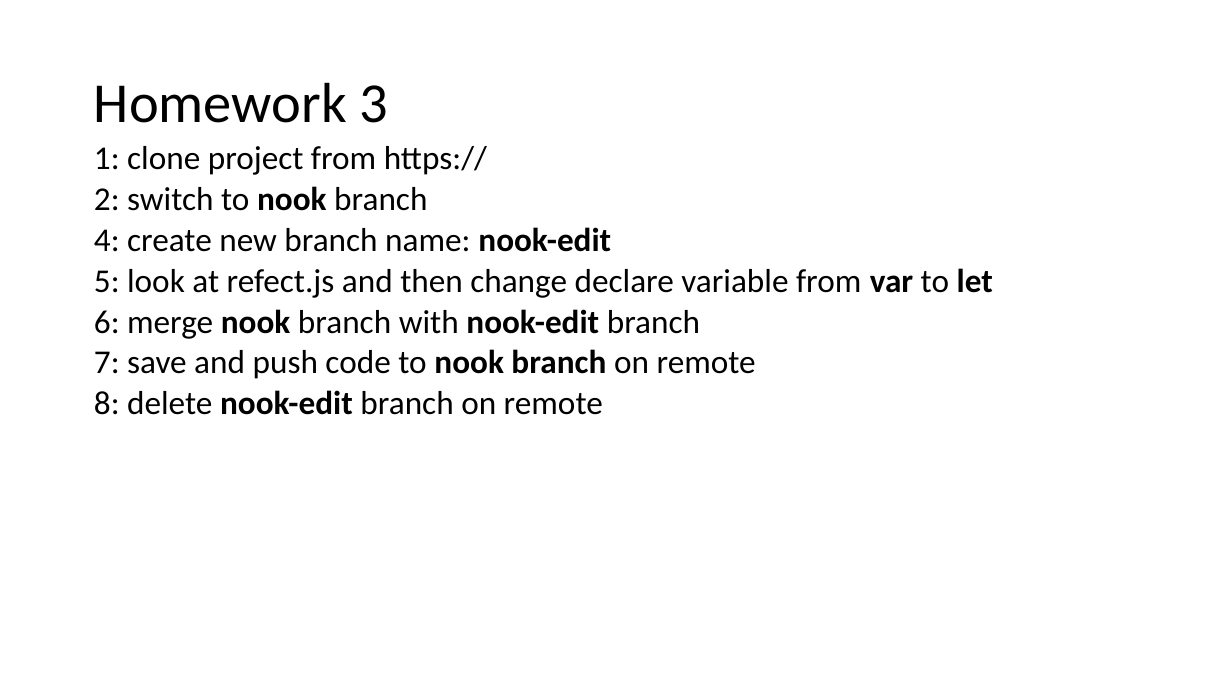
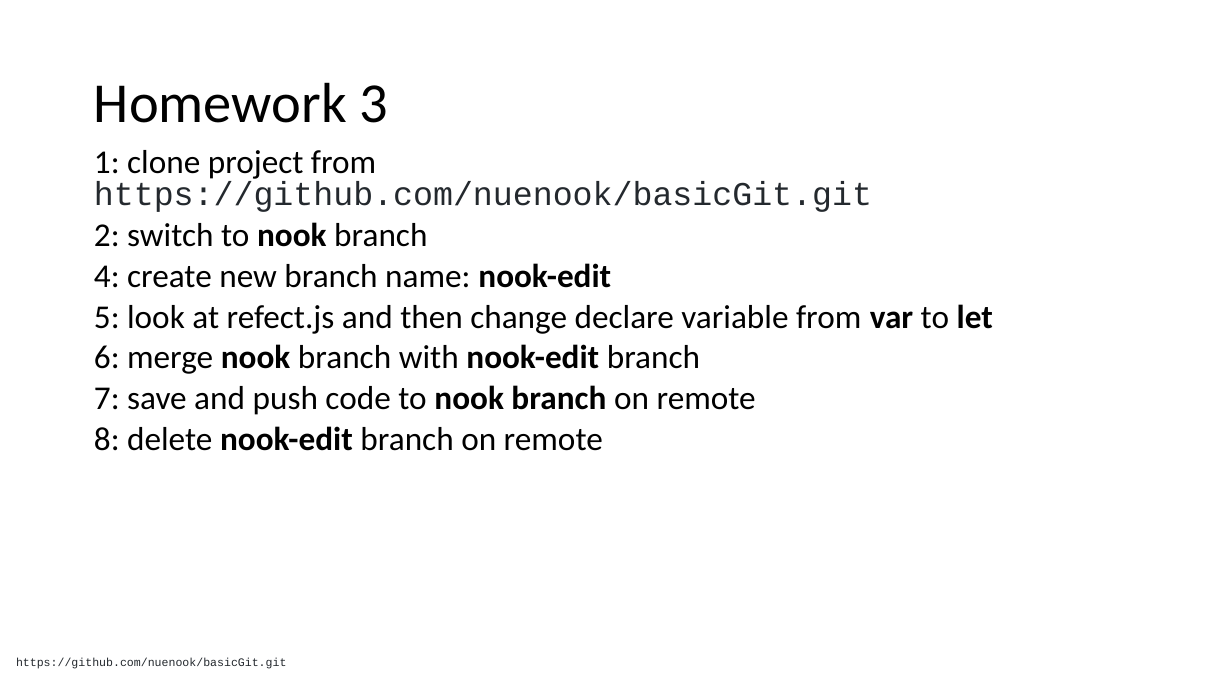
Before and after one commit to nuenook/basicGit, a slide deck: slide 10 of Basic GIT.pptx (slide 9 before the commit). Drawn at 1232x693 pixels with LibreOffice and Linux fonts; fonts in the diff are those of the drawing. Boxes give left, top, right and bottom in pixels: in the first picture for what was removed or moved away, otherwise in the second. Text is boxed around its words. In the diff, an @@ line names an element or a change of style, - is before the commit and + after.

```diff
--- a/Basic GIT.pptx
+++ b/Basic GIT.pptx
@@ text at (x1=94, y1=150, x2=872, y2=212): text changed; font Calibri to Courier New; text colour #000000 to #24292E @@
-1: clone project from https://
+1: clone project from https://github.com/nuenook/basicGit.git
@@ text added at (x1=16, y1=658, x2=287, y2=669), 9 pt, text #24292E @@
+https://github.com/nuenook/basicGit.git
```
Also in this commit, not shown: 1 other slide changed, 2 slides added.
